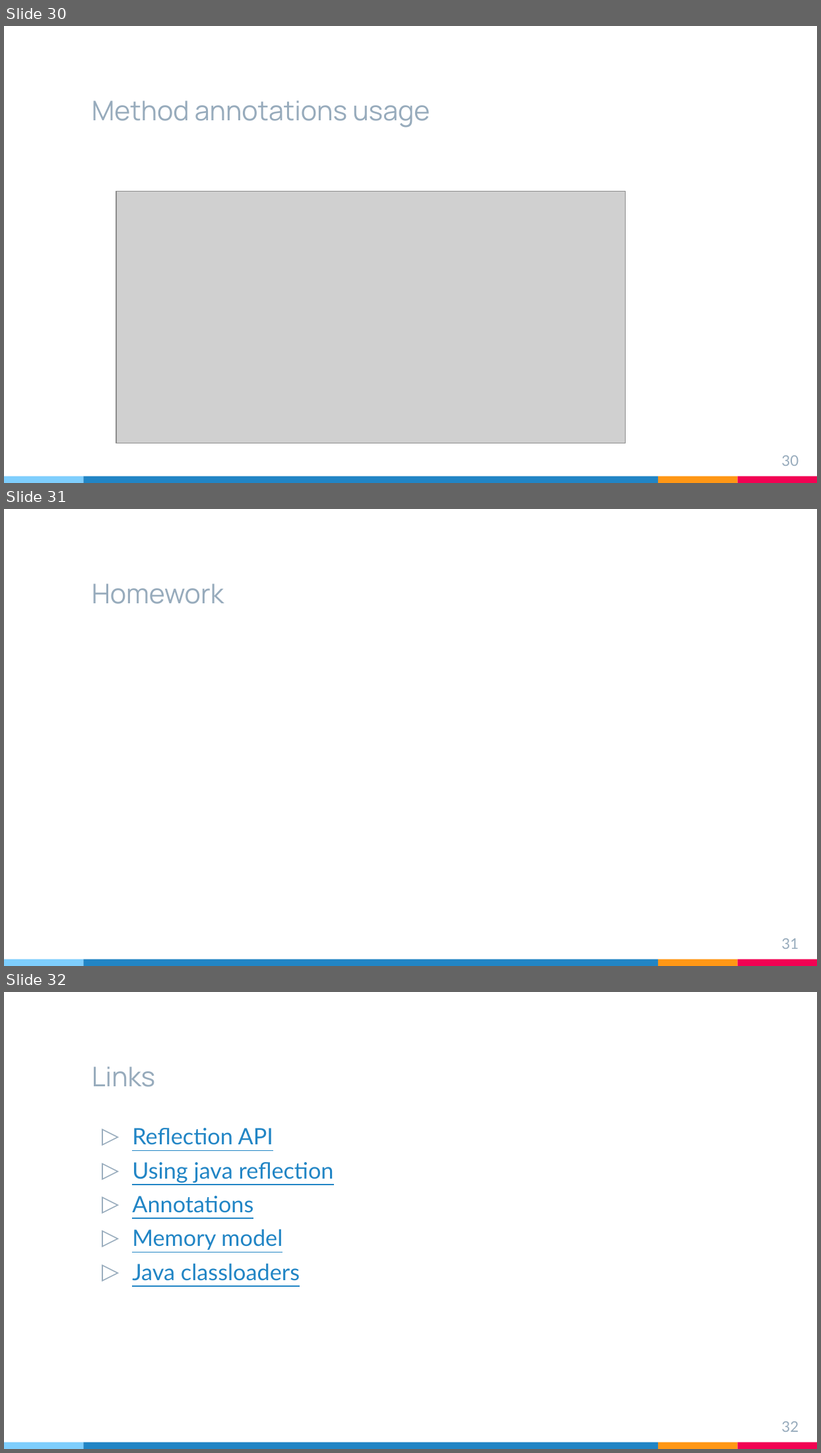
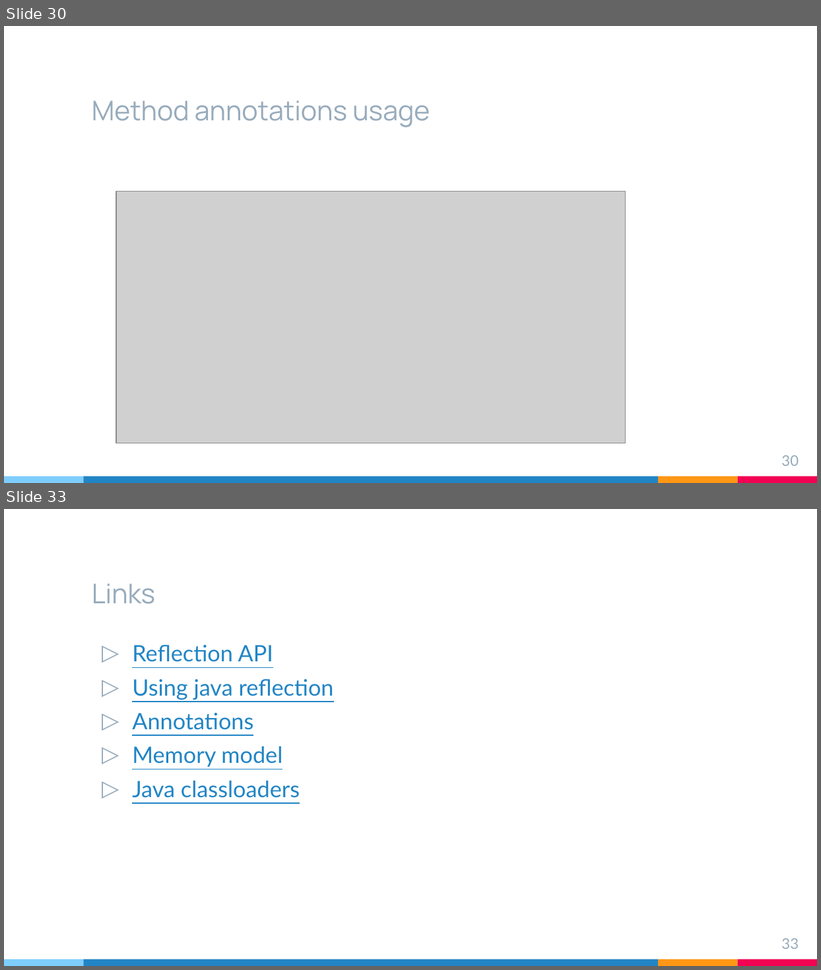
Before and after one commit to brahinets/GeekHub-J4W-9, a slide deck: Lectures/Lesson 12 - Reflection API, Annotations.pptx. Shown one above the other, each under a label of ours: slides 30, 31 and 32 before the commit, slides 30 and 33 after it; the slides between them are not shown. The pictures are 821x1453 and 821x970 pixels, drawn with LibreOffice and Linux fonts; fonts in the diff are those of the drawing; grey boxes stand for pictures. Boxes give left, top, right and bottom in pixels: in the first picture for what was removed or moved away, otherwise in the second. Text is boxed around its words. In the diff, an @@ line names an element or a change of style, - is before the commit and + after.

```diff
--- a/Lectures/Lesson 12 - Reflection API, Annotations.pptx
+++ b/Lectures/Lesson 12 - Reflection API, Annotations.pptx
@@ slide 31 removed at (4, 509, 817, 966), background #FFFFFF; not listed: 4 template elements that a slide beside it also shows @@
@@ rectangle removed at (4, 512, 16, 537) @@
@@ title removed at (92, 584, 224, 604) @@
-Homework
@@ page number removed at (781, 939, 799, 949) @@
-31
@@ what was slide 32 is now slide 33 @@
@@ page number at (781, 939, 799, 949): text changed @@
-32
+33
```
Also in this commit, not shown: 2 slides added.
